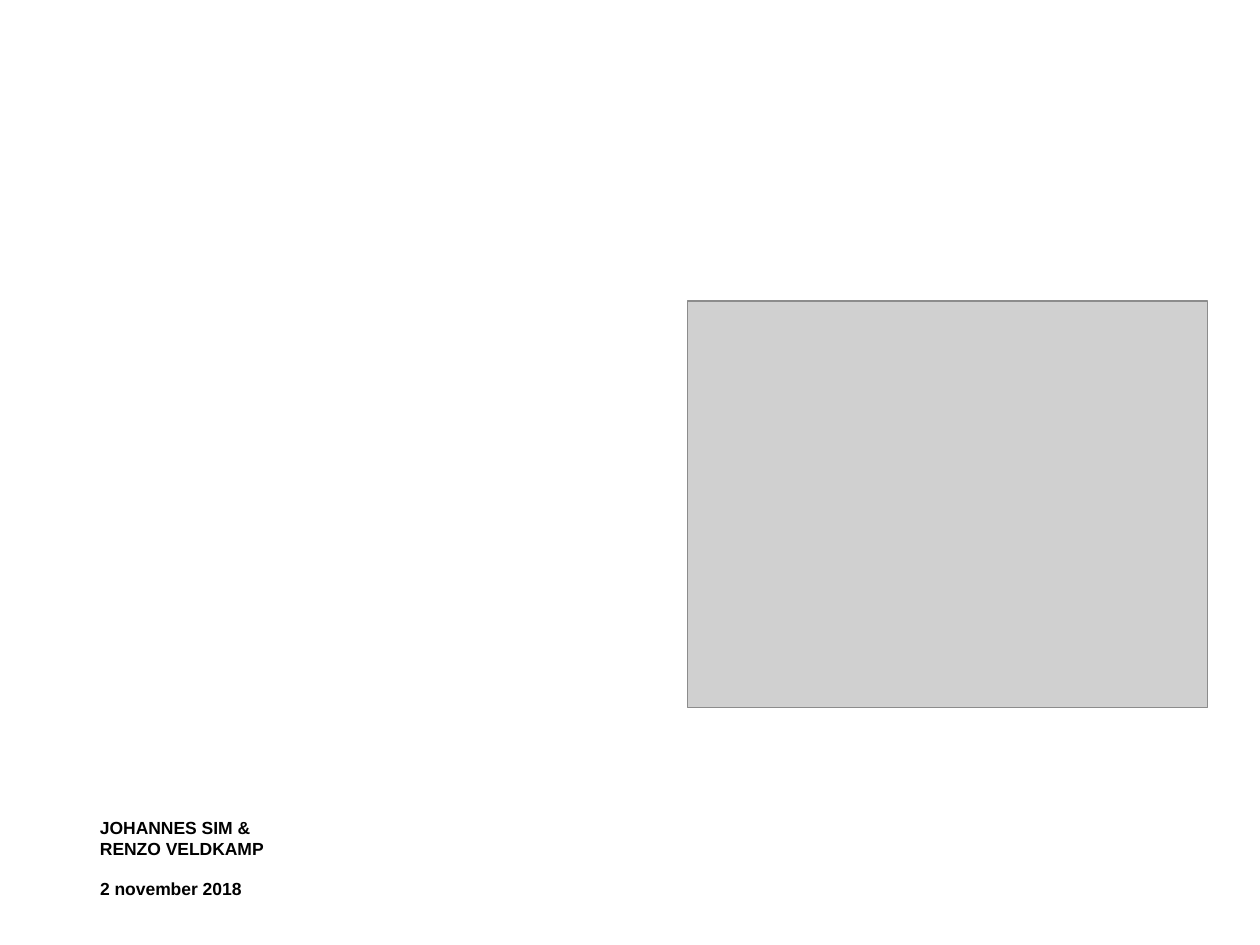
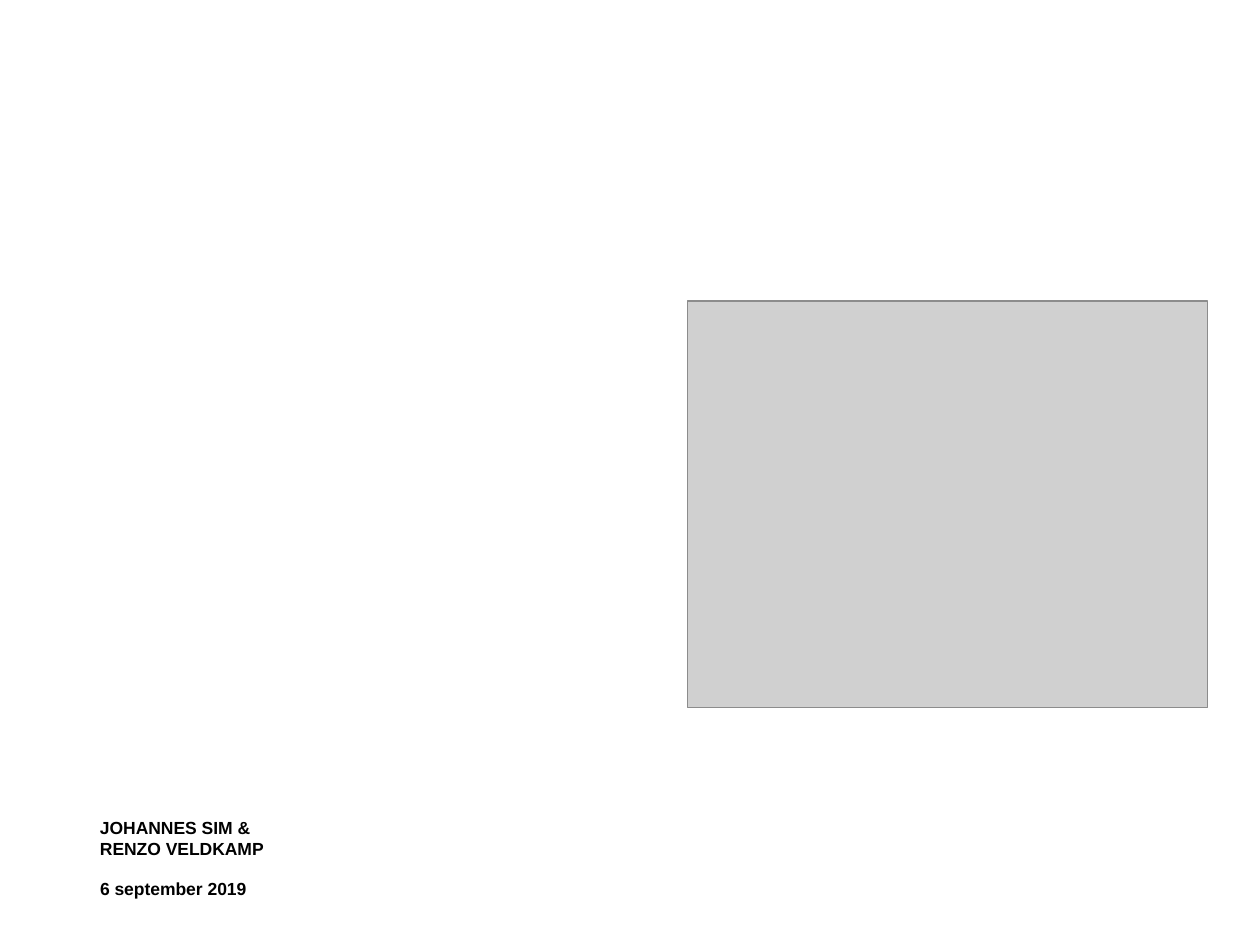
Before and after one commit to RenzoVeldkamp/MicroContainer, a slide deck: slide 1 of Presentatie/Programma en Leerdoelen.pptx. Drawn at 1260x945 pixels with LibreOffice and Linux fonts; fonts in the diff are those of the drawing; grey boxes stand for pictures; background and template pictures are left out. Boxes give left, top, right and bottom in pixels: in the first picture for what was removed or moved away, otherwise in the second. Text is boxed around its words. In the diff, an @@ line names an element or a change of style, - is before the commit and + after.

```diff
--- a/Presentatie/Programma en Leerdoelen.pptx
+++ b/Presentatie/Programma en Leerdoelen.pptx
@@ text at (100, 882, 247, 899): text changed @@
-2 november 2018
+6 september 2019
```
Also in this commit, not shown: 5 other slides changed, 4 other files.
